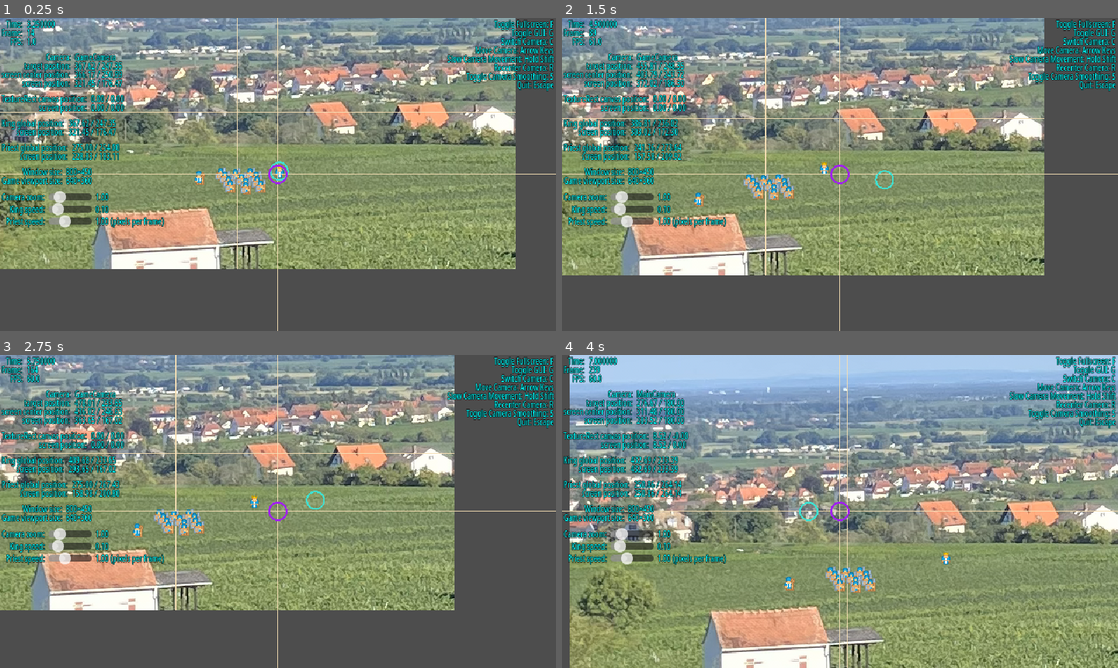
Above: before the commit, frames 1-4 (two rows, left to right).
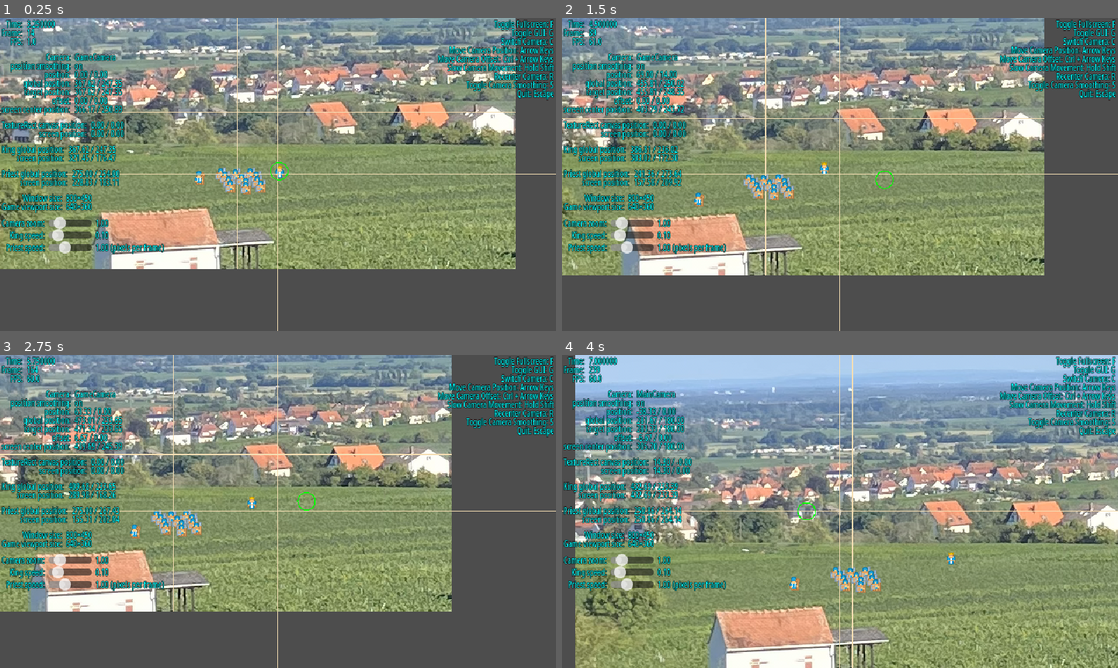
Above: after the commit, the same moments.

Repository: Toxe/godot-pixel-style
Game: Godot game, scene res://scenes/main.tscn
The game is run twice, just before and just after one commit, with the same random seed, the same clock (stepped at 60 frames per second) and the same inputs.
Inputs:
- Up to frame 1 (0.25 s): no input
- Up to frame 2 (1.5 s): tap Enter at 0.5 s; hold Right (ui_right) 0.53-1.28 s; hold R (recenter_camera) 0.53-1.28 s; tap Shift at 0.8, 1.35 s; hold Down (ui_down) from 1.28 s (still down)
- Up to frame 3 (2.75 s): tap Ctrl at 1.55, 2.1 s; release Down (ui_down) at 2.03 s; hold Right (ui_right) from 2.03 s (still down); hold R (recenter_camera) from 2.03 s (still down)
- Up to frame 4 (4 s): release Right (ui_right) at 2.78 s; release R (recenter_camera) at 2.78 s; hold Up (ui_up) 2.78-3.53 s; tap R (recenter_camera) at 2.85 s; tap Shift at 3.05 s; hold Left (ui_left) from 3.53 s (still down); hold C (switch_camera) from 3.53 s (still down); tap Ctrl at 3.8 s

The runs differ from the first frame. In frame 1, 9.5% of the frame differs, in the area x 0-100%, y 8-76%; in frame 2, 9.4%; in frame 3, 28%; in frame 4, 35%, in the area x 0-100%, y 0-100%.
Error in both runs: Cannot call method 'get_multiline_string_size' on a null value. (res://scripts/debug_draw.gd:9)

Commit message:
Add option to move the camera offset

Diff:
--- a/PixelStyle/scenes/camera_manager.gd
+++ b/PixelStyle/scenes/camera_manager.gd
@@ -18,6 +18,7 @@
 
 func recenter_camera() -> void:
     current_camera.position = Vector2.ZERO
+    current_camera.offset = Vector2.ZERO
 
 
 func toggle_camera_smoothing() -> void:
--- a/PixelStyle/scenes/gui.gd
+++ b/PixelStyle/scenes/gui.gd
@@ -19,19 +19,34 @@
 
 
 func _process(delta: float) -> void:
+    var current_camera := camera_manager.current_camera
     var camera_movement := Input.get_vector("ui_left", "ui_right", "ui_up", "ui_down")
-    var camera_speed := 0.1 if Input.is_physical_key_pressed(Key.KEY_SHIFT) else 1.0
-    camera_manager.current_camera.position += camera_movement * 100.0 * delta * camera_speed
+
+    if camera_movement != Vector2.ZERO:
+        var camera_speed := 0.1 if Input.is_physical_key_pressed(Key.KEY_SHIFT) else 1.0
+        if Input.is_physical_key_pressed(Key.KEY_CTRL):
+            current_camera.offset += camera_movement * 100.0 * delta * camera_speed
+        else:
+            current_camera.position += camera_movement * 100.0 * delta * camera_speed
 
     frame_label.text = "%0.6f\n%d\n%0.1f" % [Time.get_ticks_usec() / 1_000_000.0, Engine.get_process_frames(), Performance.get_monitor(Performance.TIME_FPS)]
-    camera_label.text = "%s\n%s\n%s\n%s" % [camera_manager.current_camera.name, format_position(camera_manager.current_camera.get_target_position()), format_position(camera_manager.current_camera.get_screen_center_position()), format_position(camera_manager.current_camera.get_screen_transform().origin)]
-    texture_rect_label.text = "%s\n%s" % [format_position(texture_rect.get_canvas_transform().origin), format_position(texture_rect.get_screen_transform().origin)]
-    king_label.text = "%s\n%s" % [format_position(game.king.global_position), format_position(game.king.get_screen_transform().origin)]
-    priest_label.text = "%s\n%s" % [format_position(game.priest.global_position), format_position(game.priest.get_screen_transform().origin)]
-    window_size_label.text = "%s\n%s" % [format_size(get_window().size), format_size((game.get_viewport() as SubViewport).size)]
+    camera_label.text = "%s\n%s\n%s\n%s\n%s\n%s\n%s" % [
+        current_camera.name,
+        "on" if current_camera.position_smoothing_enabled else "off",
+        Format.format_position(current_camera.position),
+        Format.format_position(current_camera.global_position),
+        Format.format_position(current_camera.get_target_position()),
+        Format.format_position(current_camera.offset),
+        Format.format_position(current_camera.get_screen_center_position()),
+    ]
 
-    camera_zoom_slider.value = camera_manager.current_camera.zoom.x
-    camera_zoom_label.text = "%.2f" % camera_manager.current_camera.zoom.x
+    texture_rect_label.text = "%s\n%s" % [Format.format_position(texture_rect.get_canvas_transform().origin), Format.format_position(texture_rect.get_screen_transform().origin)]
+    king_label.text = "%s\n%s" % [Format.format_position(game.king.global_position), Format.format_position(game.king.get_screen_transform().origin)]
+    priest_label.text = "%s\n%s" % [Format.format_position(game.priest.global_position), Format.format_position(game.priest.get_screen_transform().origin)]
+    window_size_label.text = "%s\n%s" % [Format.format_size(get_window().size), Format.format_size((game.get_viewport() as SubViewport).size)]
+
+    camera_zoom_slider.value = current_camera.zoom.x
+    camera_zoom_label.text = "%.2f" % current_camera.zoom.x
     king_speed_slider.value = game.king_speed
     king_speed_label.text = "%.2f" % game.king_speed
     priest_speed_slider.value = game.priest_speed
@@ -43,9 +58,9 @@
 func _draw() -> void:
     DebugDraw.draw_axes(self, size / 2.0, "GUI center", Color.WHEAT)
 
-    var cam_delta := camera_manager.current_camera.get_target_position() - camera_manager.current_camera.get_screen_center_position()
-    draw_circle(camera_manager.current_camera.get_screen_transform().origin, 10, Color.TURQUOISE, false, 2)
-    draw_circle(camera_manager.current_camera.get_screen_transform().origin - cam_delta, 10, Color.PURPLE, false, 2)
+    var coords_on_game_sub_viewport_canvas := game.get_global_transform_with_canvas() * camera_manager.current_camera.global_position
+    var local_gui_coords := get_global_transform_with_canvas().affine_inverse() * coords_on_game_sub_viewport_canvas
+    DebugDraw.draw_labeled_circle(self, local_gui_coords, 10, Color.GREEN, 1, "Camera global_position: %s" % [Format.format_position(camera_manager.current_camera.global_position)])
 
 
 func _unhandled_key_input(event: InputEvent) -> void:
@@ -66,14 +81,6 @@
         get_tree().quit()
 
 
-func format_position(vec: Vector2) -> String:
-    return "%.2f / %.2f" % [vec.x, vec.y]
-
-
-func format_size(vec: Vector2i) -> String:
-    return "%d×%d" % [vec.x, vec.y]
-
-
 func _on_camera_zoom_slider_value_changed(value: float) -> void:
     camera_manager.current_camera.zoom = Vector2(value, value)
     camera_zoom_label.text = "%.2f" % camera_manager.current_camera.zoom.x
--- a/PixelStyle/scenes/gui.tscn
+++ b/PixelStyle/scenes/gui.tscn
@@ -39,9 +39,12 @@
 [node name="Label" type="Label" parent="HBoxContainer/VBoxContainer/HBoxContainer"]
 layout_mode = 2
 text = "Camera:
+position smoothing:
+position:
+global position:
 target position:
-screen center position:
-screen position:"
+offset:
+screen center position:"
 horizontal_alignment = 2
 
 [node name="CameraLabel" type="Label" parent="HBoxContainer/VBoxContainer/HBoxContainer"]
@@ -160,7 +163,8 @@
 text = "Toggle Fullscreen: F
 Toggle GUI: G
 Switch Camera: C
-Move Camera: Arrow Keys
+Move Camera Position: Arrow Keys
+Move Camera Offset: Ctrl + Arrow Keys
 Slow Camera Movement: Hold Shift
 Recenter Camera: R
 Toggle Camera Smoothing: S
